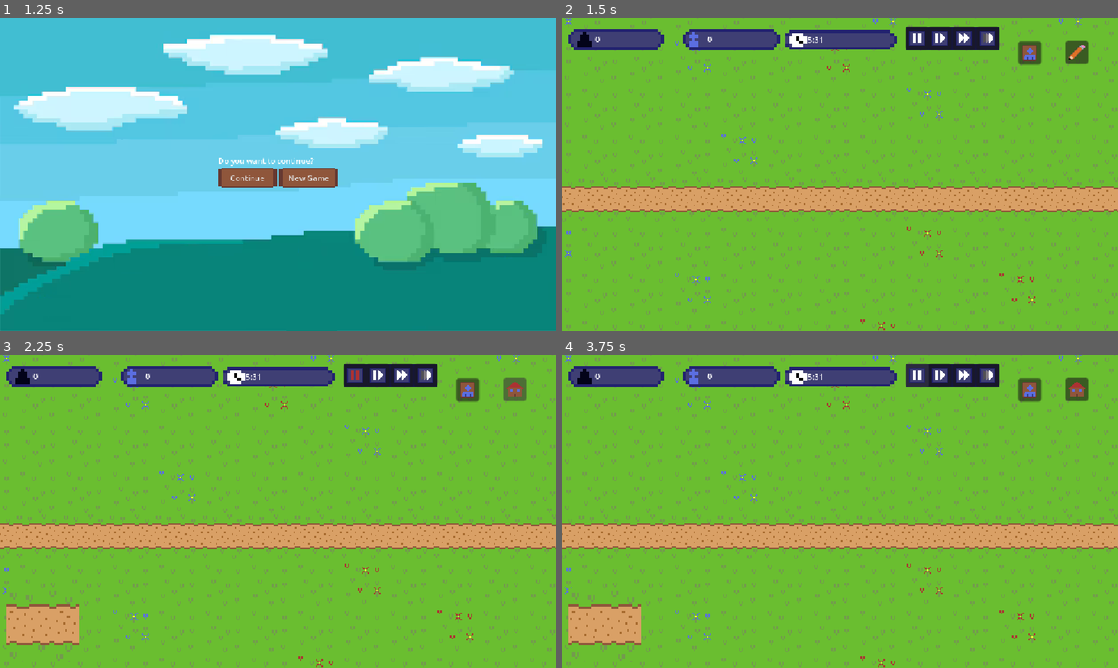
Above: before the commit, frames 1-4 (two rows, left to right).
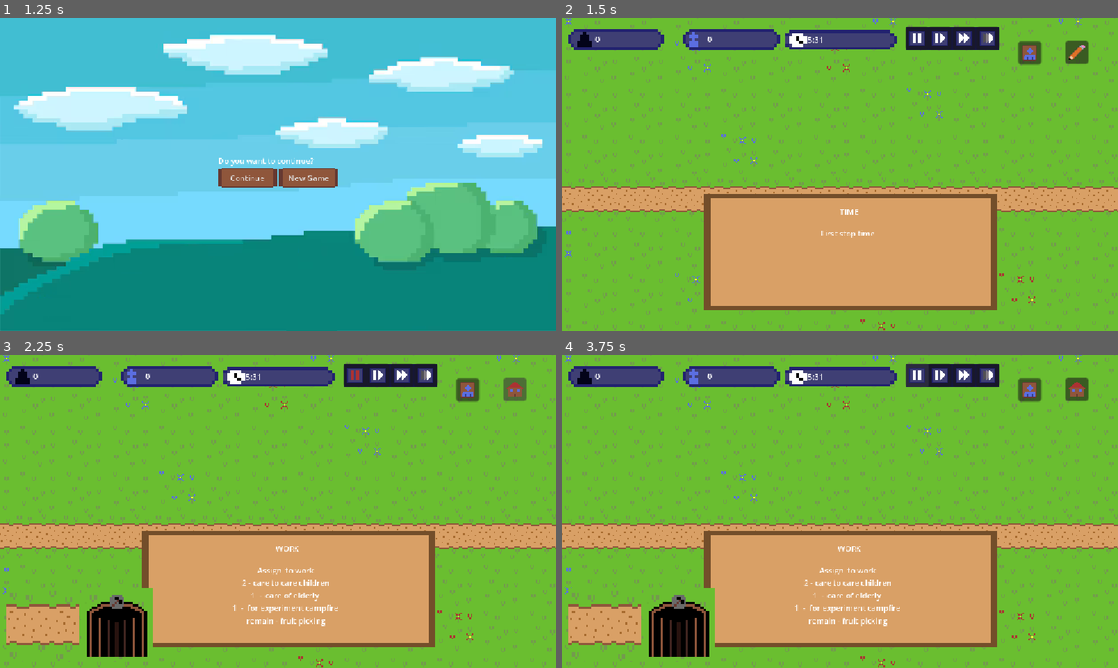
Above: after the commit, the same moments.

Repository: Dev-Karol1111/village
Game: Godot game, scene res://scenes/ui/menu.tscn
Two runs of this game, one before a commit and one after it. Both use one fixed random seed, a clock stepped at 60 frames per second and the inputs below.
Inputs (mouse positions are in pixels of both pictures, inside the frame that each line leads up to):
- Up to frame 1 (1.25 s): click "PLAY" at 0.5 s
- Up to frame 2 (1.5 s): click "New Game" at 1.25 s
- Up to frame 3 (2.25 s): click (517, 389) at 2 s
- Up to frame 4 (3.75 s): click (940, 373) at 2.75 s; click (917, 373) at 3.5 s

Frame 1 is identical in both runs. In frame 2, 18% of the frame differs, in the area x 25-79%, y 56-94%; in frame 3, 19%, in the area x 14-79%, y 56-98%; in frame 4, 19%.

Commit message:
Update Tutorial part 1

Diff:
--- a/Builds/buildsList.tres
+++ b/Builds/buildsList.tres
@@ -3,8 +3,10 @@
 [ext_resource type="Script" uid="uid://cmhbmbcpdtriw" path="res://scripts/bases/builds_base.gd" id="1_bkfmt"]
 [ext_resource type="Script" uid="uid://cp850ln8fgsvp" path="res://scripts/bases/betting_base.gd" id="1_o5stl"]
 [ext_resource type="Resource" uid="uid://devk7oguqlrg0" path="res://Builds/road.tres" id="2_jj75n"]
+[ext_resource type="Resource" uid="uid://b5hhayratixtc" path="res://Builds/mine.tres" id="2_o5stl"]
 [ext_resource type="Script" uid="uid://bdlax846wpf2t" path="res://scripts/bases/ItemList.gd" id="4_tqkvp"]
 
 [resource]
 script = ExtResource("4_tqkvp")
 transport = Array[ExtResource("1_bkfmt")]([ExtResource("2_jj75n")])
+betting = Array[ExtResource("1_o5stl")]([ExtResource("2_o5stl")])
--- a/resources/toturial_timeline.tres
+++ b/resources/toturial_timeline.tres
@@ -2,156 +2,39 @@
 
 [ext_resource type="Script" uid="uid://r53bbermn5rh" path="res://scripts/bases/toturial_timeline.gd" id="1_153be"]
 [ext_resource type="Script" uid="uid://b436ldi6imdfy" path="res://scripts/bases/toturial_data.gd" id="2_qw56b"]
-[ext_resource type="Script" uid="uid://dhydnakgojmoc" path="res://scripts/bases/time_data.gd" id="3_qw56b"]
-
-[sub_resource type="Resource" id="Resource_l5pu1"]
-script = ExtResource("3_qw56b")
-minutes = 33
-hours = 5
-metadata/_custom_type_script = "uid://dhydnakgojmoc"
 
 [sub_resource type="Resource" id="Resource_153be"]
 script = ExtResource("2_qw56b")
 title = "TIME"
 message = "First stop time"
-id = "time_stop"
-time_from = SubResource("Resource_l5pu1")
-special_type = "pause"
+ID = "Pause"
+end_trigger = "time"
+end_trigger_value = "pause"
 metadata/_custom_type_script = "uid://b436ldi6imdfy"
 
 [sub_resource type="Resource" id="Resource_qw56b"]
 script = ExtResource("2_qw56b")
-title = "WORKS"
-message = "assing to works"
-id = "work_assing"
-need_proceed = true
+title = "WORK"
+message = "Assign  to work
+2 - care to care children
+1  -  care of elderly
+1  -  for experiment campfire
+remain - fruit picking
+ "
+ID = "work"
+trigger = "time"
+trigger_value = "pause"
 metadata/_custom_type_script = "uid://b436ldi6imdfy"
 
-[sub_resource type="Resource" id="Resource_5sn6v"]
+[sub_resource type="Resource" id="Resource_l5pu1"]
 script = ExtResource("2_qw56b")
-title = "UNPAUSE"
-message = "Unpause the game"
-id = "time_unstop"
-special_type = "unpause"
-metadata/_custom_type_script = "uid://b436ldi6imdfy"
-
-[sub_resource type="Resource" id="Resource_mf5yt"]
-script = ExtResource("2_qw56b")
-title = "WAIT"
-message = "Wait until experiment finish"
-id = "wait"
-metadata/_custom_type_script = "uid://b436ldi6imdfy"
-
-[sub_resource type="Resource" id="Resource_67k6k"]
-script = ExtResource("2_qw56b")
-title = "CAMPFIRE"
-message = "Experimenting with campfire finished.
-Build your first campfire."
-id = "campfire_finished"
-need_proceed = true
-after_unlocked_experiment = "Campfire"
-cannot_be_first = true
-metadata/_custom_type_script = "uid://b436ldi6imdfy"
-
-[sub_resource type="Resource" id="Resource_3s0vq"]
-script = ExtResource("2_qw56b")
-title = "UNLOCKED"
-message = "Hut was unlocked.
-Assing one people to this experiment."
-id = "hut_unlocked"
-need_proceed = true
-after_unlocked_experiment = "Hut unlocking"
-cannot_be_first = true
-metadata/_custom_type_script = "uid://b436ldi6imdfy"
-
-[sub_resource type="Resource" id="Resource_vwklk"]
-script = ExtResource("2_qw56b")
-title = "WAIT"
-message = "Wait until experiment finish"
-id = "wait"
-need_proceed = true
-metadata/_custom_type_script = "uid://b436ldi6imdfy"
-
-[sub_resource type="Resource" id="Resource_of6ny"]
-script = ExtResource("2_qw56b")
-title = "BUILDING"
-message = "Experiments with hut has ended.
-Now you can place it."
-id = "build_building"
-need_proceed = true
-after_finished_experiment = "Hut experiment"
-cannot_be_first = true
-metadata/_custom_type_script = "uid://b436ldi6imdfy"
-
-[sub_resource type="Resource" id="Resource_eehbe"]
-script = ExtResource("2_qw56b")
-title = "HUT"
-message = "Build your first hut.
-Assing  1 person into this work"
-id = "build_hut"
-need_proceed = true
-after_finished_experiment = "Hut experiment"
-cannot_be_first = true
-metadata/_custom_type_script = "uid://b436ldi6imdfy"
-
-[sub_resource type="Resource" id="Resource_qbydd"]
-script = ExtResource("2_qw56b")
-title = "HUT"
-message = "Check it when hut is finished"
-id = "hut_wait"
-special_type = "first hut"
-need_proceed = true
-metadata/_custom_type_script = "uid://b436ldi6imdfy"
-
-[sub_resource type="Resource" id="Resource_iemwh"]
-script = ExtResource("2_qw56b")
-title = "GREYBEARD"
-message = "Assing greybeard into hut unless you want
-to lose them ..."
-id = "assing_greybeard"
-need_proceed = true
-metadata/_custom_type_script = "uid://b436ldi6imdfy"
-
-[sub_resource type="Resource" id="Resource_haq1n"]
-script = ExtResource("2_qw56b")
-title = "water collection"
-message = "People are suffering from water shortage\\nstart the experiment"
-id = "water_experiment"
-need_proceed = true
-after_unlocked_experiment = "water collection"
-cannot_be_first = true
-metadata/_custom_type_script = "uid://b436ldi6imdfy"
-
-[sub_resource type="Resource" id="Resource_rlrhv"]
-script = ExtResource("2_qw56b")
-title = "water collection"
-message = "build minimum 2 rain catchers"
-id = "water_build"
-need_proceed = true
-metadata/_custom_type_script = "uid://b436ldi6imdfy"
-
-[sub_resource type="Resource" id="Resource_cm0wg"]
-script = ExtResource("3_qw56b")
-hours = 8
-days = 4
-metadata/_custom_type_script = "uid://dhydnakgojmoc"
-
-[sub_resource type="Resource" id="Resource_e0v2l"]
-script = ExtResource("3_qw56b")
-hours = 12
-days = 4
-metadata/_custom_type_script = "uid://dhydnakgojmoc"
-
-[sub_resource type="Resource" id="Resource_fln4n"]
-script = ExtResource("2_qw56b")
-title = "drought"
-message = "drought people drink 2x water"
-id = "toturial.drought"
-time_from = SubResource("Resource_cm0wg")
-time_to = SubResource("Resource_e0v2l")
-need_proceed = true
+title = "TIME"
+message = "Unpause game"
+ID = "unpause"
+end_trigger = "time"
+end_trigger_value = "unpause"
 metadata/_custom_type_script = "uid://b436ldi6imdfy"
 
 [resource]
 script = ExtResource("1_153be")
-toturial_data = Array[ExtResource("2_qw56b")]([SubResource("Resource_153be"), SubResource("Resource_qw56b"), SubResource("Resource_5sn6v"), SubResource("Resource_mf5yt"), SubResource("Resource_67k6k"), SubResource("Resource_3s0vq"), SubResource("Resource_vwklk"), SubResource("Resource_of6ny"), SubResource("Resource_eehbe"), SubResource("Resource_qbydd"), SubResource("Resource_iemwh"), SubResource("Resource_haq1n"), SubResource("Resource_rlrhv"), SubResource("Resource_fln4n")])
+toturial_data = Array[ExtResource("2_qw56b")]([SubResource("Resource_153be"), SubResource("Resource_qw56b"), SubResource("Resource_l5pu1")])
--- /dev/null
+++ b/scenes/tutorialUI.tscn
@@ -0,0 +1,48 @@
+[gd_scene format=3 uid="uid://d0m28au0w1hu3"]
+
+[ext_resource type="Script" uid="uid://bdp1jo2svo61p" path="res://scripts/tutorial.gd" id="1_8ho6b"]
+[ext_resource type="Texture2D" uid="uid://b5cqp64nkv5bn" path="res://assets/ui/ui-tileset.png" id="1_c13y7"]
+
+[sub_resource type="AtlasTexture" id="AtlasTexture_8ho6b"]
+atlas = ExtResource("1_c13y7")
+region = Rect2(80, 32, 48, 32)
+
+[sub_resource type="RectangleShape2D" id="RectangleShape2D_8ho6b"]
+size = Vector2(47.72255, 31.966557)
+
+[node name="tutorialUI" type="Node2D" unique_id=1006029547]
+script = ExtResource("1_8ho6b")
+
+[node name="background" type="Sprite2D" parent="." unique_id=895854550]
+position = Vector2(598, 484)
+scale = Vector2(12.614583, 7.476561)
+texture = SubResource("AtlasTexture_8ho6b")
+
+[node name="Area2D" type="Area2D" parent="background" unique_id=1024423562]
+
+[node name="CollisionShape2D" type="CollisionShape2D" parent="background/Area2D" unique_id=207185279]
+position = Vector2(-1.1444092e-05, -0.06687164)
+scale = Vector2(1.0000002, 1)
+shape = SubResource("RectangleShape2D_8ho6b")
+
+[node name="message" type="Label" parent="." unique_id=2092376207]
+offset_left = 364.0
+offset_top = 434.0
+offset_right = 820.0
+offset_bottom = 561.0
+text = "[TEXT][TEXT][TEXT][TEXT][TEXT][TEXT][TEXT][TEXT]
+[TEXT][TEXT][TEXT][TEXT][TEXT][TEXT][TEXT][TEXT]
+[TEXT][TEXT][TEXT][TEXT][TEXT][TEXT][TEXT][TEXT]
+[TEXT][TEXT][TEXT][TEXT][TEXT][TEXT][TEXT][TEXT]
+[TEXT][TEXT][TEXT][TEXT][TEXT][TEXT][TEXT][TEXT]"
+horizontal_alignment = 1
+
+[node name="title" type="Label" parent="." unique_id=1773556464]
+offset_left = 360.0
+offset_top = 389.0
+offset_right = 831.0
+offset_bottom = 419.0
+text = "[TITLE]"
+horizontal_alignment = 1
+
+[connection signal="input_event" from="background/Area2D" to="." method="_on_area_2d_input_event"]
--- a/scenes/ui/edit_mode.tscn
+++ b/scenes/ui/edit_mode.tscn
@@ -6,6 +6,7 @@
 [ext_resource type="Resource" uid="uid://d3o634eslqrqu" path="res://Builds/buildsList.tres" id="4_o0g5u"]
 [ext_resource type="Script" uid="uid://b6mcpo1cueccd" path="res://scripts/ui/ui.gd" id="5_4kt5k"]
 [ext_resource type="Texture2D" uid="uid://b5cqp64nkv5bn" path="res://assets/ui/ui-tileset.png" id="5_ycatb"]
+[ext_resource type="PackedScene" uid="uid://d0m28au0w1hu3" path="res://scenes/tutorialUI.tscn" id="7_skuhn"]
 
 [sub_resource type="AtlasTexture" id="AtlasTexture_k7xle"]
 atlas = ExtResource("5_ycatb")
@@ -437,6 +438,8 @@
 grow_horizontal = 0
 grow_vertical = 2
 
+[node name="tutorialUI" parent="." unique_id=1006029547 instance=ExtResource("7_skuhn")]
+
 [connection signal="pressed" from="Mode" to="." method="_on_mode_pressed"]
 [connection signal="pressed" from="people_managment" to="." method="_on_people_managment_pressed"]
 [connection signal="pressed" from="timeManagment/unpause" to="." method="_on_unpause_pressed"]
--- a/scripts/autoload/experiments_managment.gd
+++ b/scripts/autoload/experiments_managment.gd
@@ -31,5 +31,6 @@
 			experiment_progress.erase(experiment)
 			Managment.available_experiments.erase(experiment)
 			var text = tr("experiment has ended") % tr(experiment["name_var"])
-			Signals.experiment_finished.emit(experiment["name_var"])
+			#Signals.experiment_finished.emit(experiment["name_var"])
+			Signals.event_happend.emit("experiment-finished", experiment["name_var"])
 			Signals.add_information.emit("info", tr("experiment succeeded"), text)
--- a/scripts/autoload/game_events_managment.gd
+++ b/scripts/autoload/game_events_managment.gd
@@ -31,7 +31,8 @@
 					Managment.available_experiments.set(experiment, [])
 					experiment_name = experiment["name_var"]
 				text += "\n" + tr("experiments unlocked")
-				Signals.experiment_unlocked.emit(experiment_name)
+				#Signals.experiment_unlocked.emit(experiment_name)
+				Signals.event_happend.emit("experiment-unlocked", experiment_name)
 
 
 			if event.millstone:
--- a/scripts/autoload/managment.gd
+++ b/scripts/autoload/managment.gd
@@ -143,7 +143,7 @@
 	# Start game loops
 	production_loop()
 	TimeManagment.time_loop()
-	ToturialManagement.check_data()
+	ToturialManagement.init()
 
 ## Adds or removes people from the population
 func add_people(value: int):
--- a/scripts/autoload/people_managment.gd
+++ b/scripts/autoload/people_managment.gd
@@ -45,6 +45,7 @@
 					print(Managment.products)
 				elif work.type == "building":
 					Signals.building_ended.emit(work.build_data)
+					Signals.event_happend.emit("end-building", work.build_data)
 					for p in Managment.people:
 						if p.work == work.name_var:
 							p.work = ""
--- a/scripts/autoload/signals.gd
+++ b/scripts/autoload/signals.gd
@@ -22,11 +22,19 @@
 signal add_information(type, title, text)
 @warning_ignore("unused_signal")
 signal remove_information(title, message)
-@warning_ignore("unused_signal")
-signal experiment_finished(name)
-@warning_ignore("unused_signal")
-signal experiment_unlocked(name)
+#@warning_ignore("unused_signal")
+#signal experiment_finished(name)
+#@warning_ignore("unused_signal")
+#signal experiment_unlocked(name)
 @warning_ignore("unused_signal")
 signal start_building(build_data)
 @warning_ignore("unused_signal")
 signal building_ended(build_data)
+@warning_ignore("unused_signal")
+signal add_toturial(title, message, can_skip)
+@warning_ignore("unused_signal")
+signal del_toturial_backend
+@warning_ignore("unused_signal")
+signal del_toturial_frontend
+@warning_ignore("unused_signal")
+signal event_happend(name, value)
--- a/scripts/autoload/toturial_management.gd
+++ b/scripts/autoload/toturial_management.gd
@@ -1,5 +1,5 @@
 extends Node
-
+'''
 var data : Array # toturial data
 
 var active_ids : Array[String] = []
@@ -162,3 +162,88 @@
 					true
 				)
 				emitted_ids.append(tot.id)
+'''
+
+var data : Array
+var emitted : Array[ToturialData]
+var queqe := []
+
+
+var tutorial_titles := {
+	"TIME": "tutorial.time",
+	"WORKS": "tutorial.works",
+	"UNPAUSE": "tutorial.unpause",
+	"WAIT": "tutorial.wait",
+	"CAMPFIRE": "tutorial.campfire",
+	"UNLOCKED": "tutorial.unlocked",
+	"BUILDING": "tutorial.building",
+	"HUT": "tutorial.hut.build",
+	"GREYBEARD": "tutorial.greybeard"
+}
+
+var tutorial_messages := {
+	"First stop time": "tutorial.time.message",
+	"assing to works": "tutorial.works.message",
+	"Unpause the game": "tutorial.unpause.message",
+	"Wait until experiment finish": "tutorial.wait.message",
+	"Experimenting with campfire finished.\nBuild your first campfire.": "tutorial.campfire.message",
+	"Hut was unlocked.\nAssingone people to this experiment.": "tutorial.unlocked.message",
+	"Experiments with hut has ended. \nNow you can place it.": "tutorial.building.message",
+	"Build your first hut.\nAssingone  1 person into this work": "tutorial.hut.build.message",
+	"Check it when hut is finished": "tutorial.hut.check.message",
+	"Assing greybeard into hut unless you want\nto lose them ...": "tutorial.greybeard.message",
+	"People are suffering from water shortage\nstart the experiment" : "tutorial.water.experiment",
+	"drought people drink 2x water": "tutorial.water.drought",
+	"build minimum 2 rain catchers" : "tutorial.water.build"
+}
+
+func _ready() -> void:
+	data = preload("res://resources/toturial_timeline.tres").toturial_data
+	Signals.event_happend.connect(notify_event)
+	Signals.del_toturial_backend.connect(del_toturial)
+
+# Avaible events:
+# "experiment-finished", "experiment-unlocked"
+# "start-building", "end-building"
+# "time" (pause, unpause)
+func notify_event(event_name: String, value = null) -> void:
+	print(event_name, " ", value)
+	if emitted and emitted[0].end_trigger == event_name and emitted[0].end_trigger_value == value:
+		del_toturial()
+
+	var temp_data : ToturialData
+	for tot_i in range(data.size()):
+		var tot = data[tot_i]
+		if tot.trigger == event_name and tot.trigger_value == value:
+			temp_data = tot
+			data.remove_at(tot_i)
+			break
+
+
+	if !temp_data:
+		return
+
+	if emitted:
+		queqe.append(temp_data)
+	else:
+		emit_toturial(temp_data)
+		emitted.append(temp_data)
+
+func emit_toturial(toturial_data: ToturialData):
+	Signals.add_toturial.emit(toturial_data.title, toturial_data.message, (true if !toturial_data.end_trigger else false))
+
+func del_toturial():
+	Signals.del_toturial_frontend.emit()
+	emitted.clear()
+	if queqe:
+		emitted.append(queqe[0])
+		queqe.pop_front()
+		emit_toturial(emitted[0])
+	else:
+		if data and !data[0].trigger:
+			emit_toturial(data[0])
+
+func init() -> void:
+	emit_toturial(data[0])
+	emitted.append(data[0])
+	data.remove_at(0)
--- a/scripts/bases/toturial_data.gd
+++ b/scripts/bases/toturial_data.gd
@@ -1,7 +1,7 @@
 extends Resource
 
 class_name ToturialData
-
+'''
 @export var title := "TITLE"
 @export_multiline var message := "MESSAGE"
 @export var id := "ID"
@@ -12,3 +12,12 @@
 @export var after_unlocked_experiment : String # Experiment name
 @export var after_finished_experiment : String # Experiment name
 @export var cannot_be_first : bool = false
+'''
+@export var title := "TITLE"
+@export_multiline var message := "MESSAGE"
+@export var ID := "ID"
+@export var time_from := TimeData
+@export var trigger := ""
+@export var trigger_value := ""
+@export var end_trigger := ""
+@export var end_trigger_value := ""
--- a/scripts/map.gd
+++ b/scripts/map.gd
@@ -162,6 +162,7 @@
 			placed_buildings.set(tile_coords, current_building_data)
 			building_builds.set(tile_coords, current_building_data)
 			Signals.start_building.emit(current_building_data)
+			Signals.event_happend.emit("start-building", current_building_data)
 		else:
 			# Place finished building immediately
 			_set_building_on_tilemap(tile_coords.x, tile_coords.y, current_building_data.game_texture_tileset_x, current_building_data.game_texture_tileset_y, current_building_data.size)
--- /dev/null
+++ b/scripts/tutorial.gd
@@ -0,0 +1,26 @@
+extends Node2D
+
+@onready var title = $title
+@onready var message = $message
+
+var can_skip = false
+
+func _ready() -> void:
+	Signals.add_toturial.connect(add_toturial)
+	Signals.del_toturial_frontend.connect(del_toturial)
+	visible = false
+
+func add_toturial(title_input : String, message_input : String, can_skip_input := false):
+	title.text = title_input
+	message.text = message_input
+	can_skip = can_skip_input
+	visible = true
+
+func del_toturial():
+	visible = false
+
+func _on_area_2d_input_event(viewport: Node, event: InputEvent, shape_idx: int) -> void:
+	if event is InputEventMouseButton:
+		if event.button_index == MOUSE_BUTTON_LEFT and event.pressed and can_skip:
+			del_toturial()
+			Signals.del_toturial_backend.emit()
--- a/scripts/ui/day_summary_ui.gd
+++ b/scripts/ui/day_summary_ui.gd
@@ -4,6 +4,8 @@
 # Called when the node enters the scene tree for the first time.
 func _ready() -> void:
 	Signals.pause_game.emit()
+	Signals.event_happend.emit("time", "pause")
+
 
 # Called every frame. 'delta' is the elapsed time since the previous frame.
 func _process(delta: float) -> void:
@@ -14,8 +16,10 @@
 func _on_skip_night_button_pressed() -> void:
 	TimeManagment.set_time(TimeManagment.time.to_one_data() + 570)
 	Signals.unpause_game.emit()
+	Signals.event_happend.emit("time", "unpause")
 	queue_free()
 
 func _on_close_button_pressed() -> void:
 	Signals.unpause_game.emit()
+	Signals.event_happend.emit("time", "unpause")
 	queue_free()
--- a/scripts/ui/mode.gd
+++ b/scripts/ui/mode.gd
@@ -21,7 +21,7 @@
 	Signals.add_information.connect(add_info)
 	Signals.remove_information.connect(remove_info)
 	if OS.is_debug_build():
-		print("ITS debuggg")
+		print("It's debug")
 		var console = load("res://dev/console.tscn").instantiate()
 		add_child(console)
 
@@ -43,6 +43,7 @@
 		edit_menu.change_visible.emit(true)
 		Signals.edit_menu_opened.emit()
 		Signals.pause_game.emit()
+		Signals.event_happend.emit("time", "pause")
 	else:
 		Managment.make_transport_map(get_node(map).get_child(0))
 		WorkersManagement.determine_betting_house_connection()
@@ -50,6 +51,7 @@
 		mode_button.icon = load("res://assets/ui/edit.png")
 		edit_menu.change_visible.emit(false)
 		Signals.unpause_game.emit()
+		Signals.event_happend.emit("time", "unpause")
 
 
 
@@ -65,6 +67,7 @@
 	set_button_image("pause", true)
 	set_button_image(selected, false)
 	selected = "pause"
+	Signals.event_happend.emit("time", "pause")
 
 
 func _on_unpause_pressed() -> void:
@@ -76,6 +79,7 @@
 	Managment.multiple_speed = 1
 	set_button_image(selected, false)
 	selected = ""
+	Signals.event_happend.emit("time", "unpause")
 
 
 func _on_resume_pressed() -> void:
Binary file changed: assets/ui/ui-tileset.png
Not shown, added: scripts/tutorial.gd.uid
